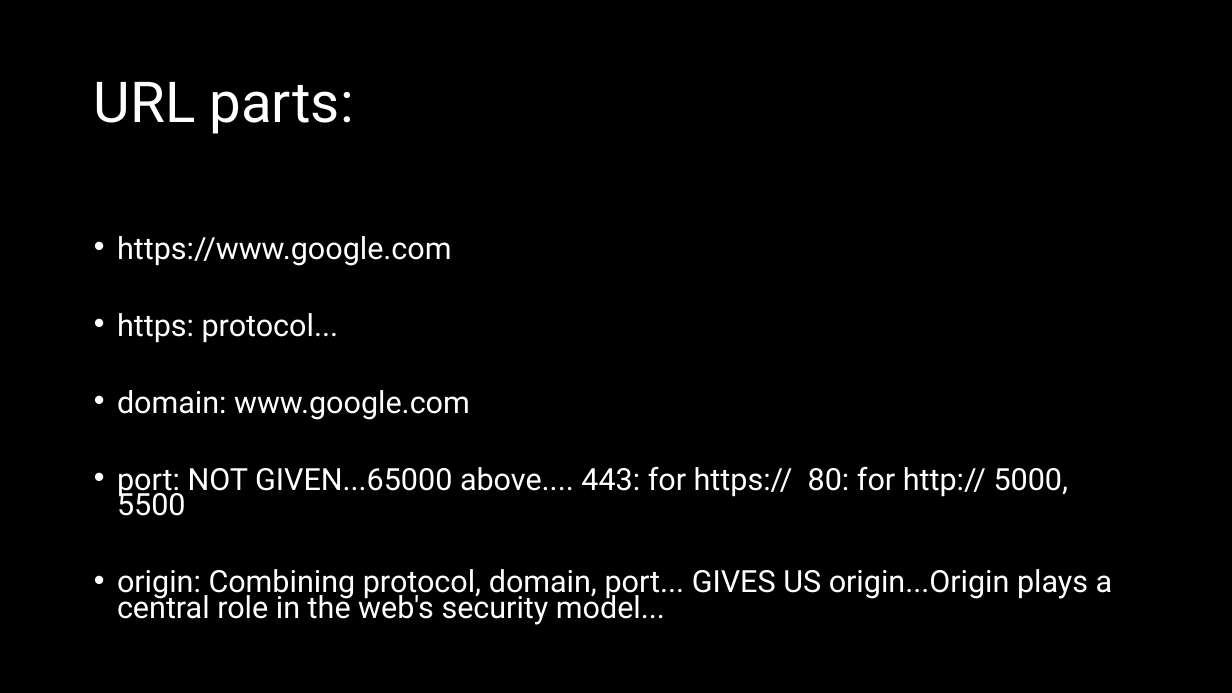
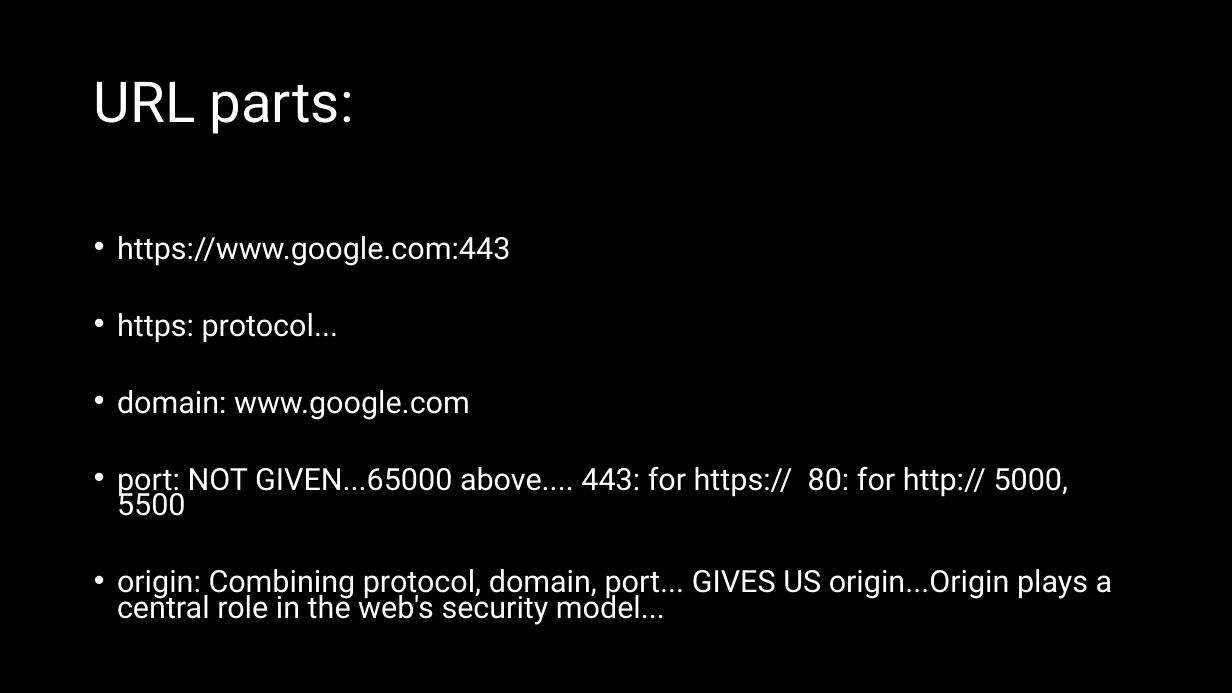
Before and after one commit to natiquekeyin/spring2025, a slide deck: slide 10 of FrontEnd/Week1/Week 1.pptx. Drawn at 1232x693 pixels with LibreOffice and Linux fonts; fonts in the diff are those of the drawing. Boxes give left, top, right and bottom in pixels: in the first picture for what was removed or moved away, otherwise in the second. Text is boxed around its words. In the diff, an @@ line names an element or a change of style, - is before the commit and + after.

```diff
--- a/FrontEnd/Week1/Week 1.pptx
+++ b/FrontEnd/Week1/Week 1.pptx
@@ text at (117,236,510,266): text changed @@
-• https://www.google.com
+• https://www.google.com:443
```
Also in this commit, not shown: 4 other slides changed, 4 other files.
